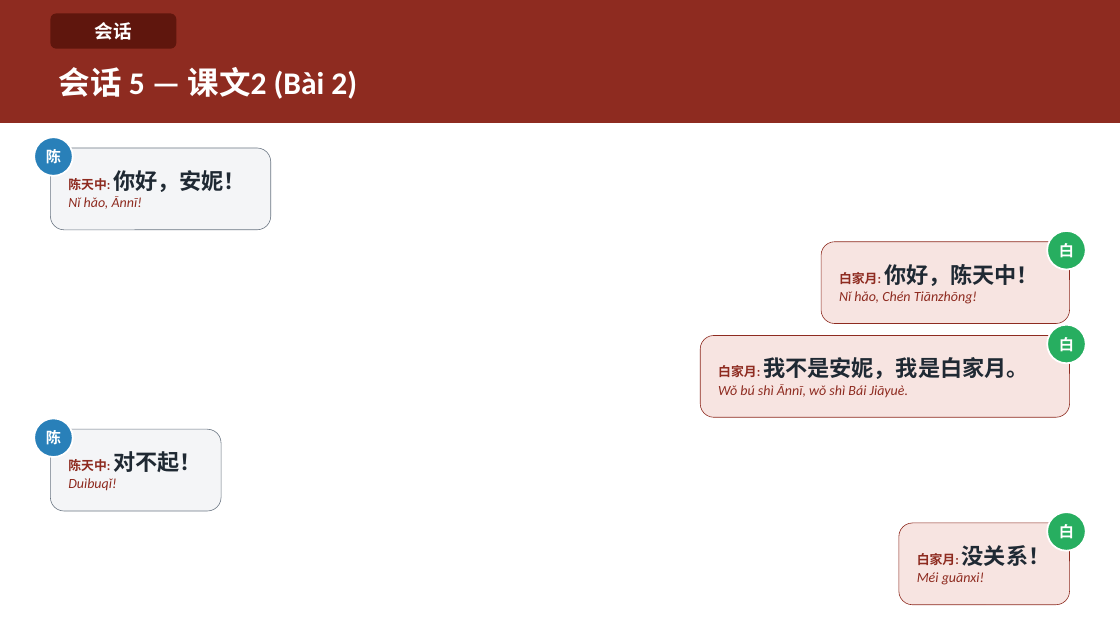
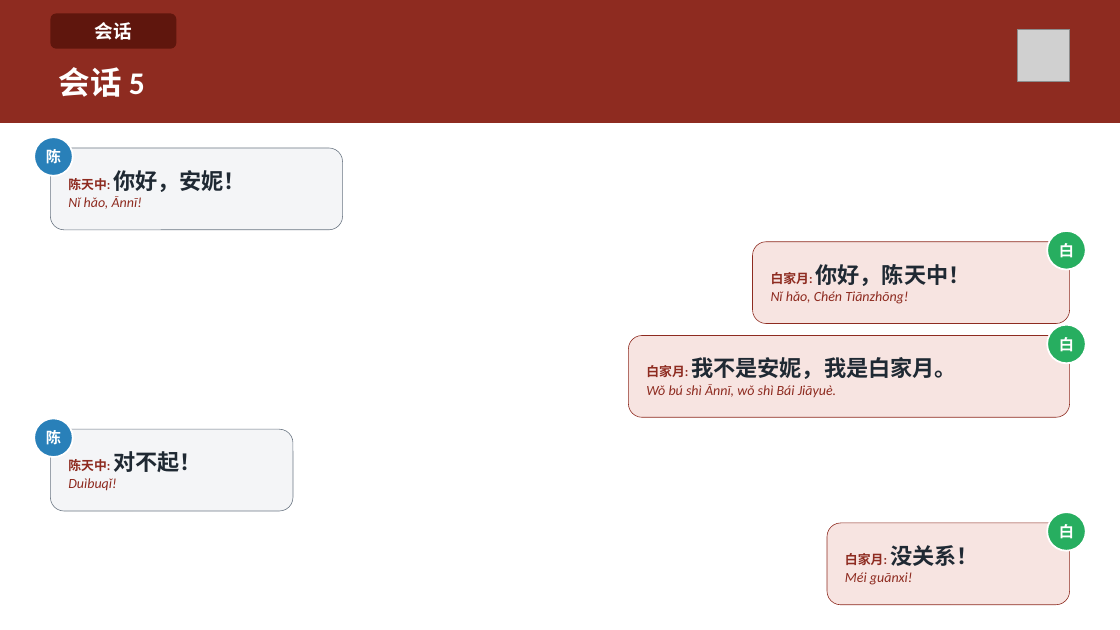
Before and after one commit to HuyenNguyen911/chinese-learning-os, a slide deck: slide 25 of output/hsk1/buoi02_chaohoi_lamquen/slide/Buoi-02-Chaohoi-Lamquen.pptx. Drawn at 1120x630 pixels with LibreOffice and Linux fonts; fonts in the diff are those of the drawing; grey boxes stand for pictures. Boxes give left, top, right and bottom in pixels: in the first picture for what was removed or moved away, otherwise in the second. Text is boxed around its words. In the diff, an @@ line names an element or a change of style, - is before the commit and + after.

```diff
--- a/output/hsk1/buoi02_chaohoi_lamquen/slide/Buoi-02-Chaohoi-Lamquen.pptx
+++ b/output/hsk1/buoi02_chaohoi_lamquen/slide/Buoi-02-Chaohoi-Lamquen.pptx
@@ picture added at (1017,29,1070,82) @@
@@ text at (59,67,145,97): text changed @@
-会话 5 — 课文2 (Bài 2)
+会话 5
@@ rounded rectangle "陈天中: 你好，安妮！": place and size @@
-rounded rectangle "陈天中: 你好，安妮！" at (50,148,271,229)
+rounded rectangle "陈天中: 你好，安妮！" at (50,148,343,229)
@@ rounded rectangle "白家月: 你好，陈天中！": place and size @@
-rounded rectangle "白家月: 你好，陈天中！" at (821,242,1070,323)
+rounded rectangle "白家月: 你好，陈天中！" at (753,242,1070,323)
@@ rounded rectangle "白家月: 我不是安妮，我是白家月。": place and size @@
-rounded rectangle "白家月: 我不是安妮，我是白家月。" at (701,335,1070,417)
+rounded rectangle "白家月: 我不是安妮，我是白家月。" at (628,335,1070,417)
@@ rounded rectangle "陈天中: 对不起！": place and size @@
-rounded rectangle "陈天中: 对不起！" at (50,429,221,511)
+rounded rectangle "陈天中: 对不起！" at (50,429,293,511)
@@ rounded rectangle "白家月: 没关系！": place and size @@
-rounded rectangle "白家月: 没关系！" at (899,523,1070,605)
+rounded rectangle "白家月: 没关系！" at (828,523,1070,605)
```
Also in this commit, not shown: 22 other slides changed, 24 other files.
